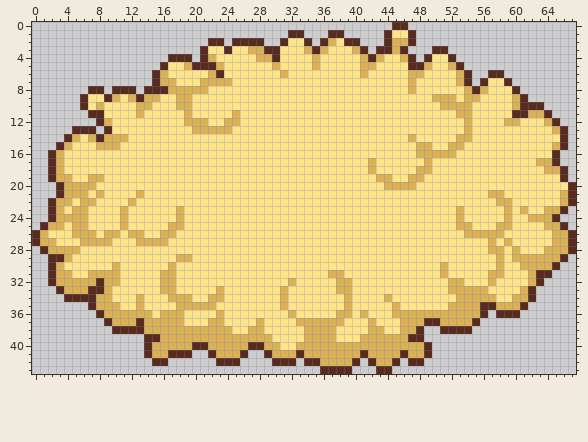
File history of a sprite sheet, yellow_tree_crown.png. The picture above is the old version.
The file is 68x44 pixels.
The result:
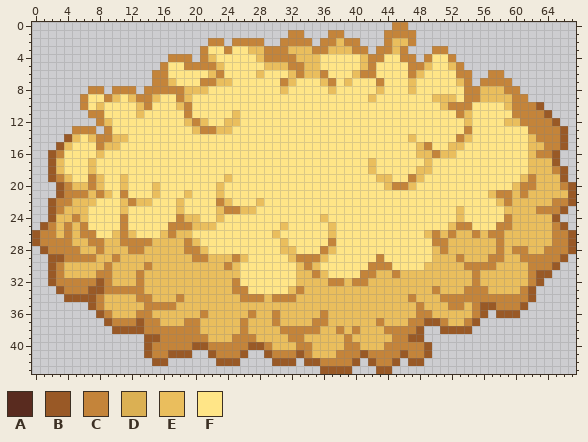
Palette (. is transparent): A #592b1f  B #995926  C #c4843a  D #dbb053  E #eabe5d  F #ffe587
Changes in this commit:
y 0: x 45..46 AA -> CC
y 1: x 32..33 AA -> CC; x 37..38 AA -> CC; x 44..47 AFFA -> CCCC
y 2: x 22..23 AA -> CC; x 25..28 AAAA -> CCCC; x 31..34 AFFA -> CCCC; x 36..40 ADFAA -> CCECC; x 44..47 ADDA -> CEEC
y 3: x 21 A -> C; x 24 A -> C; x 27..41 DDAAFFFDADFFFDA -> EECCCEEECCEEECC; x 43..46 AADA -> CCEC; x 50..51 AA -> CC
y 4: x 17..19 AAA -> CCC; x 21..22 AD -> CE; x 28..35 DDAFFFFD -> ECCCCEEE; x 41..43 DAD -> ECC; x 46..47 DA -> CC; x 49 A -> C; x 52 A -> C
y 5: x 16 A -> C; x 19..23 DAAAD -> CCCCE; x 29..35 FDFFFFD -> EEECCEE; x 41..42 DD -> EC; x 47..49 AAD -> CCE; x 52..53 DA -> EC
y 6: x 15..16 AD -> CC; x 22..23 DA -> EC; x 28 F -> E; x 31..36 DFFFFF -> FECEEC; x 40..42 FDF -> ECC; x 47..48 DD -> CE; x 53..54 DA -> CC; x 57..58 AA -> CC
y 7: x 15..17 ADD -> CCE; x 21..24 DDDD -> CCEE; x 31..32 FF -> CE; x 36..37 FF -> EC; x 39 F -> E; x 43 F -> C; x 47 D -> E; x 53..54 DA -> EC; x 56..59 AFFA -> CCCC
y 8: x 7..8 AA -> CC; x 10..12 AAA -> CCC; x 14..21 AAADDDDD -> CCCCCEEE; x 31 F -> E; x 37 F -> E; x 43 F -> E; x 47 D -> E; x 54..60 DADFFFA -> CCEEECC
y 9: x 6 A -> C; x 9..10 AD -> CE; x 12..15 DADD -> ECCE; x 18..19 DD -> CE; x 42 F -> E; x 50..52 DDD -> EEE; x 54..61 DDFFFFDA -> CCEEEECC
y 10: x 6 A -> C; x 8 D -> E; x 13..14 DD -> EC; x 18..19 DD -> EC; x 51..54 DDDD -> ECCC; x 59..63 FDAAA -> ECCCB
y 11: x 7..8 AA -> CC; x 13 D -> E; x 19 D -> C; x 25 D -> E; x 53..54 DD -> CE; x 60..64 AADDA -> CCCCB
y 12: x 8..9 AD -> CE; x 19..21 DDD -> ECE; x 24..25 DD -> EE; x 54 D -> E; x 59..65 DDFFFDA -> EECCCCB
y 13: x 5..7 AAA -> CCC; x 9 A -> C; x 20..24 DDDDD -> ECCEE; x 54 D -> C; x 62..66 FFFDA -> CCCCB
y 14: x 4..5 AD -> BE; x 7..11 DADDD -> ECCEE; x 47 D -> E; x 53..54 DD -> CE; x 62..66 FFFFA -> ECCCB
y 15: x 3..4 AD -> BE; x 8..10 DDD -> CEE; x 48..49 DD -> EC; x 52..53 DD -> EE; x 62..66 FFFDA -> EECCB
y 16: x 2..3 AD -> BC; x 8 F -> E; x 48..52 DDDDD -> EECEE; x 62..65 FFFA -> ECCB
y 17: x 2..3 AD -> BE; x 7 F -> E; x 42 D -> E; x 49 D -> E; x 62..65 FDDA -> EEEB
y 18: x 2..3 AD -> BE; x 7 F -> E; x 42 D -> E; x 48..49 DD -> EE; x 62..66 FFDDA -> EEECB
y 19: x 2..4 ADD -> BCE; x 7..8 DD -> CE; x 11 F -> E; x 24 F -> E; x 43..44 DD -> EE; x 47..48 DD -> CE; x 61..66 FFFFFA -> ECEEEB
y 20: x 3..8 ADDDDF -> BCEECE; x 11 F -> E; x 15 F -> E; x 23 F -> E; x 44..47 DDDD -> ECCE; x 60..67 FFFFFFFA -> ECCEEECB
y 21: x 3..9 ADDDFDF -> BCCCECE; x 11 F -> C; x 13 D -> F; x 15 F -> E; x 19 F -> E; x 23 F -> E; x 57..67 DDFFFFFFFDA -> ECCECEEEEEB
y 22: x 2..7 ADDFDD -> BCCEEE; x 11..14 FDFF -> ECEE; x 18 F -> E; x 23..24 FF -> CE; x 28 F -> E; x 58..67 DDFFFFFFDA -> ECEEEEECCB
y 23: x 2..6 ADFDD -> BCEEE; x 11 D -> E; x 18 D -> E; x 23..27 FFFFF -> ECCEE; x 53 D -> E; x 59..66 DFDFFDDA -> EEEECCCB
y 24: x 2..6 ADDDD -> BEECE; x 11 D -> C; x 18..20 DFF -> CEE; x 23 F -> E; x 36 F -> E; x 53 D -> E; x 59..65 DFFDDDA -> CEEEEEB
y 25: x 1..6 ADDFDD -> BCECEC; x 11 D -> C; x 17..22 DDFFFF -> CCCEEE; x 31 F -> E; x 37 F -> E; x 52..54 FDD -> ECC; x 58..66 DDFFFFDDA -> CCEEEEECB
y 26: x 0..7 ADFFFDDD -> BCCECECC; x 9..13 DDFDD -> FECEF; x 16..19 DDFF -> ECEE; x 30 F -> E; x 37 F -> E; x 49..67 FFFFFDDDDDFFFFFFDDA -> ECECEECECCEEEEEECCB
y 27: x 0..20 ADDFFFDDDDFFFDDDDFFFF -> BCCCCEECCEECCCCEEEECE; x 31 F -> E; x 37 F -> C; x 50..67 FFFFFFFDFDFFFFFDDA -> CCEEEEEECEEEEEECCB
y 28: x 1..21 ADDDDFFFFFFFFFFFFFFFF -> BCCCCEECEEECCEEEEECCE; x 31..32 FF -> EE; x 36..37 FF -> CE; x 50..67 FFFFFFFDDFDFFFDDDA -> ECEEEEEECECCEECCCB
y 29: x 2..26 AADFFFFFFFFFFFFFDDFFFFFFF -> BBCCCCEECEEEEEEEEECCEEECE; x 32..36 FFFFF -> ECCCE; x 43 F -> C; x 50..66 FFFFFFFFDFDDDDDDA -> EEECEEECCEECCCCCB
y 30: x 2..25 ADFFFFFFDFFFFFFDFFFFFFFF -> BCEEEEECEEEECEEEEEEEEECE; x 33..35 FFF -> ECE; x 42..44 FFF -> CCC; x 49..65 FFDFFFFFFDFFDDDDA -> EEEEECCCCEEEECCCB
y 31: x 2..25 ADDFFDDDDFFFFFDDFFFFFFFF -> BCEEEECCEEECEEEEEEEEEEEE; x 33..38 FFFFDD -> EECEFF; x 41..64 FFFFFFFFFFDFFFFFDDFFFDAA -> CCEECEEEEEEEEECEEEEEECBB
y 32: x 2..25 ADDDDDADDFFFFFDDFFFFFFFF -> BCCCCCBCEEECEEEEEEEEEEEC; x 32..63 DFFFFFDDFFFFFFFFFFFFDDFFFDFFFFDA -> FEEEECCECCEEEEEEEEEEEEECEEEEEECB
y 33: x 3..26 ADDDAADFFFFFFDDFFFFFDFFF -> BCCCBBCCCCCEEEEEEEEEEECC; x 31..62 DFFFFFFDDFFFFFFFFFFFFDDDDDFFFFDA -> FECEEEEEEEEEEEEEEEECEEECCCEEEECB
y 34: x 4..62 AAAADDFFFDFFFDDDFFDDFFFFFFFDFFFFFFFDFFFFDFFFFFFFFDDDDDFFDDA -> BBBBCEEEECCEEECEEEEEEECCCECCCEEEEEEEEEEEEEECEEECCCCCCCCCCCB
y 35: x 7..61 ADDDFFDFFFFDDDDDFFFFFFFFDFFFFFFFDFFFFFDFFFFFFDDDDAADDDA -> BCEEEEECCCCEEEEEEEEEEEEEEEEEEEEEEEEEEEEEECEEECCECBBCCCB
y 36: x 8..56 ADDDDDDFDDDFFFFDFFFFFFFFDFFFFFDDFDFFFDDDDDDDDDDDA -> BCEEECCEEEEEECEEEEECEECEEEEECEEEEEEEEEEECCEEEEECB; x 58..60 AAA -> BBB
y 37: x 9..55 ADDDADDDDDFFFDDFFFFDFFFFDDDDDDFFFDFFFDDDAADDDDA -> BCCCBCCEEECCEEEEECEEECEEEECCEEEEEECEEECCBBCEECB
y 38: x 10..48 AAAADDDDDDDDDDDFFDDFFFFFDDDDFFFFDDFFDDA -> BBBBCCCCCCCEEEEECEEEECCCCCEECECEEECCCCB; x 51..54 AAAA -> BBBB
y 39: x 14..48 AADDDDDDDDDDDDDDFFFFDDDDFFFDDDDDDAA -> BBCCCCCCEEECCCEEEECCEEEEECEEEEECCBB
y 40: x 14..49 ADDDDDAADDDDDAADDFFDDDDDDDDDDDDDDDDA -> BCCCCCBBCCCCCBBCEEECCEEEECCEEECCCCCB
y 41: x 14..19 ADDAAA -> BCCBBB; x 22..26 ADDDA -> BCCCB; x 29..49 ADDDADDDDDDDADDDDADDA -> BCCCBCEEECCCBCCCCBCCB
y 42: x 15..16 AA -> BB; x 23..25 AAA -> BBB; x 30..32 AAA -> BBB; x 34..40 AADDDDA -> BBCCCCB; x 42..45 ADDA -> BCCB; x 47..48 AA -> BB
y 43: x 36..39 AAAA -> BBBB; x 43..44 AA -> BB
Where, in picture pixels (left, top, right, bottom), the same in both pictures:
changed: (32, 22, 576, 374)
